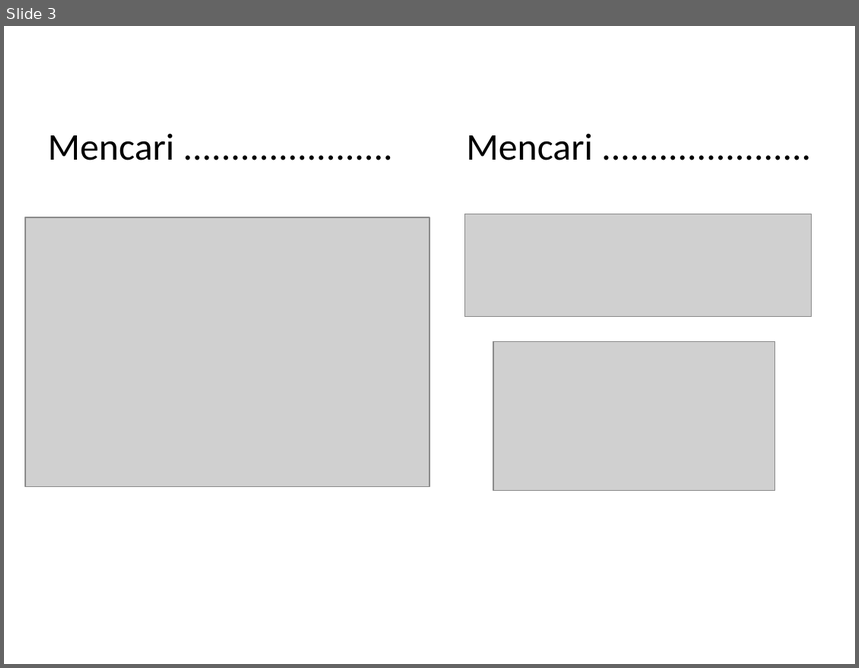
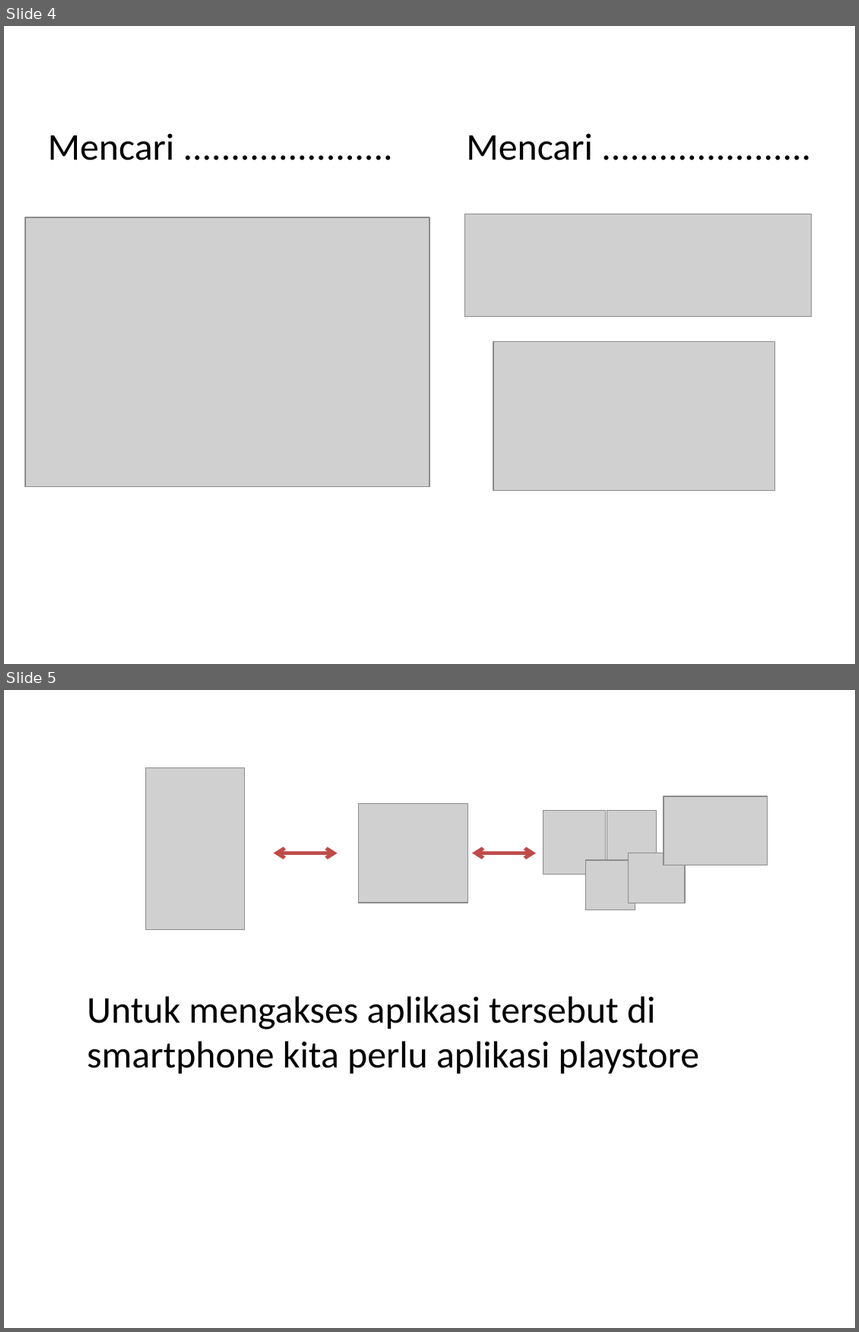
Before and after one commit to ilham513/Materi-Pelajaran-Informatika-SMP-PGRI-Rawlumbu, a slide deck: Kelas 9/Bab 1.1 - Browser.pptx. Shown one above the other, each under a label of ours: slide 3 before the commit, slides 4 and 5 after it. The pictures are 859x668 and 859x1332 pixels, drawn with LibreOffice and Linux fonts; fonts in the diff are those of the drawing; grey boxes stand for pictures; background and template pictures are left out. Boxes give left, top, right and bottom in pixels: in the first picture for what was removed or moved away, otherwise in the second. Text is boxed around its words. In the diff, an @@ line names an element or a change of style, - is before the commit and + after.

```diff
--- a/Kelas 9/Bab 1.1 - Browser.pptx
+++ b/Kelas 9/Bab 1.1 - Browser.pptx
@@ slide 5 added at [4, 690, 855, 1328], background picture (left out) @@
@@ group added at [146, 768, 768, 930]: 7 pictures, 2 double arrows @@
@@ text added at [87, 996, 699, 1074], 32 pt, text #000000 @@
+Untuk mengakses aplikasi tersebut di smartphone kita perlu aplikasi playstore
@@ what was slide 3 is now slide 4 @@
```
Also in this commit, not shown: 5 slides changed, 6 other slides added, 12 other files.
